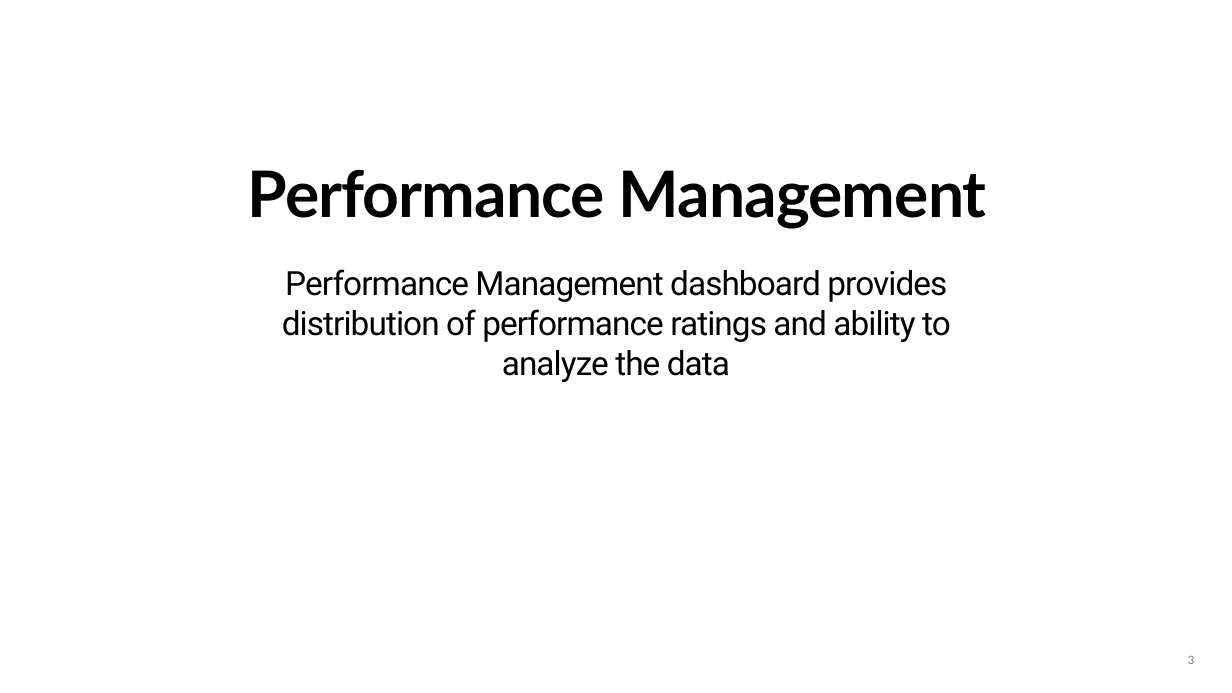
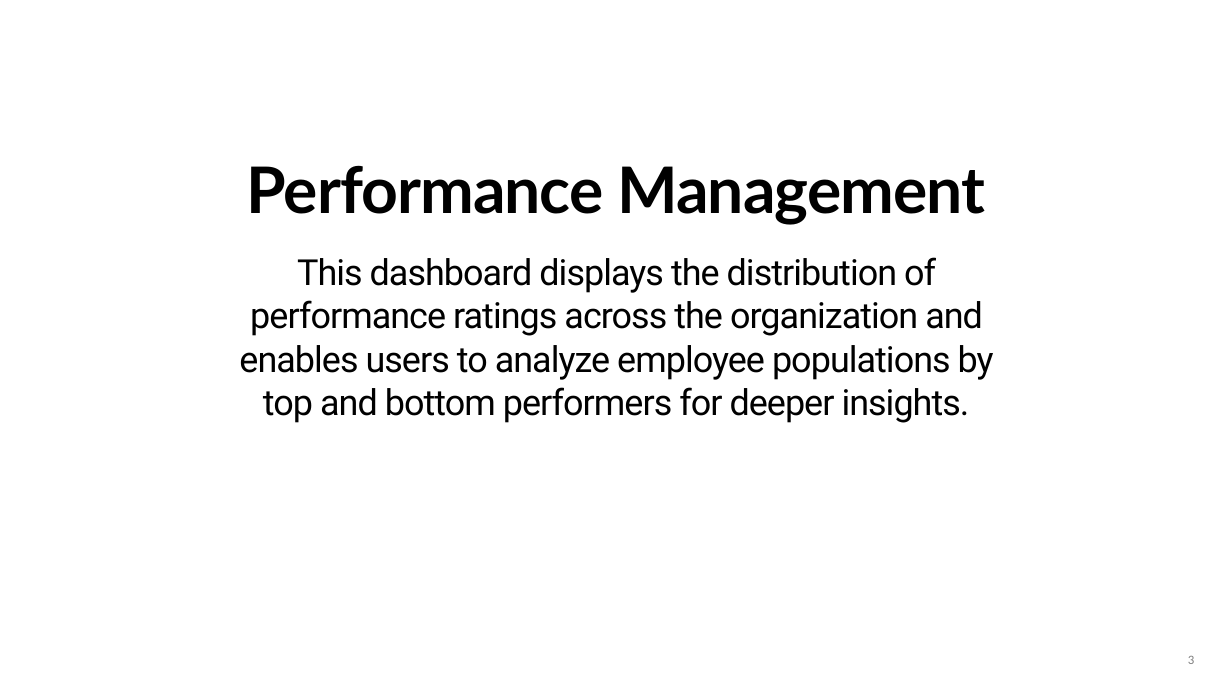
Before and after one commit to anup-jana/PowerBI, a slide deck: slide 3 of Banner & Images.pptx. Drawn at 1232x693 pixels with LibreOffice and Linux fonts; fonts in the diff are those of the drawing; background and template pictures are left out. Boxes give left, top, right and bottom in pixels: in the first picture for what was removed or moved away, otherwise in the second. Text is boxed around its words. In the diff, an @@ line names an element or a change of style, - is before the commit and + after.

```diff
--- a/Banner & Images.pptx
+++ b/Banner & Images.pptx
@@ title "Performance Management": place and size @@
-title "Performance Management" at box(248, 169, 987, 229)
+title "Performance Management" at box(246, 165, 985, 225)
@@ text at box(239, 257, 994, 423): text changed; size 26 to 28 pt @@
-Performance Management dashboard provides distribution of performance ratings and ability to analyze the data
+This dashboard displays the distribution of performance ratings across the organization and enables users to analyze employee populations by top and bottom performers for deeper insights.
```
Also in this commit, not shown: 2 other slides changed.
